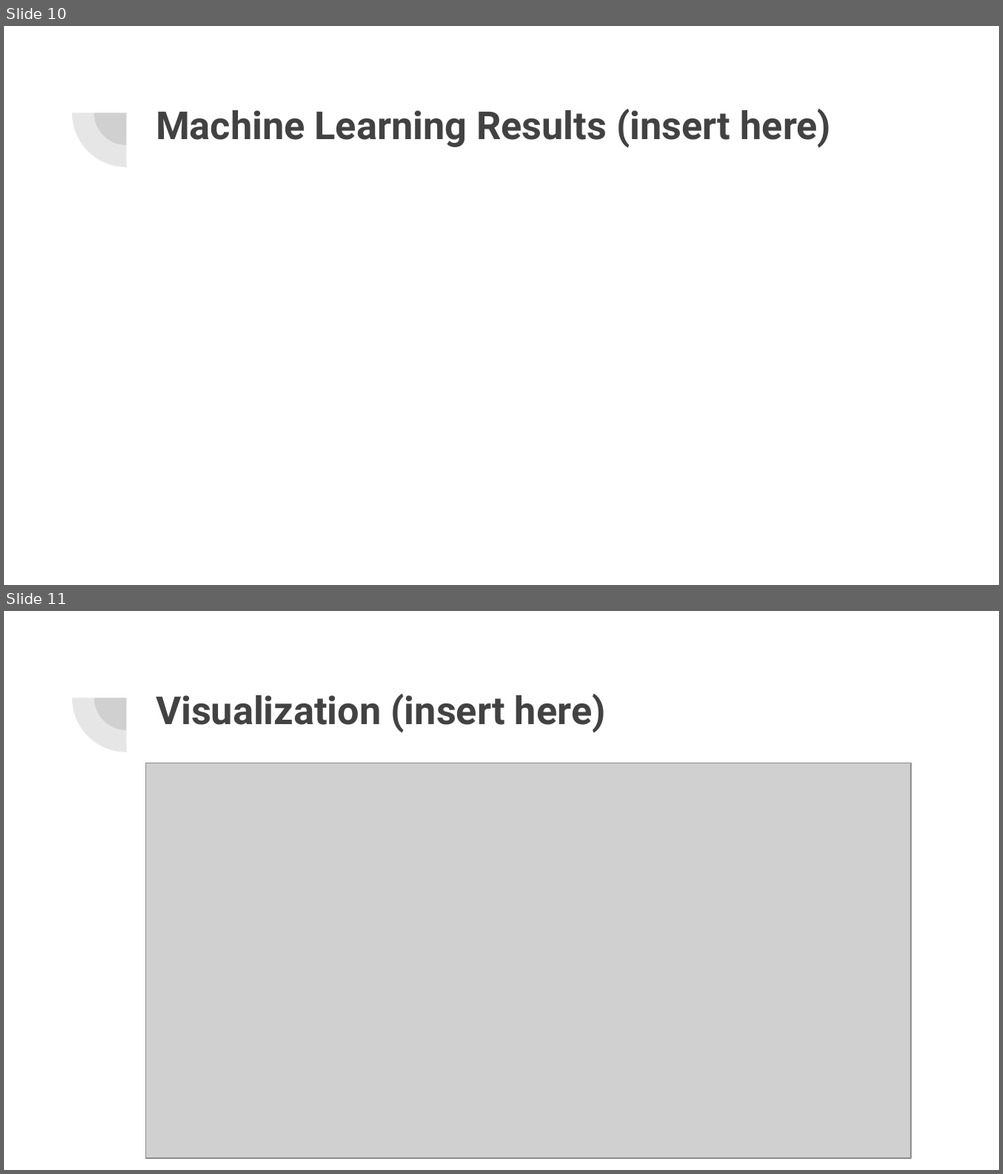
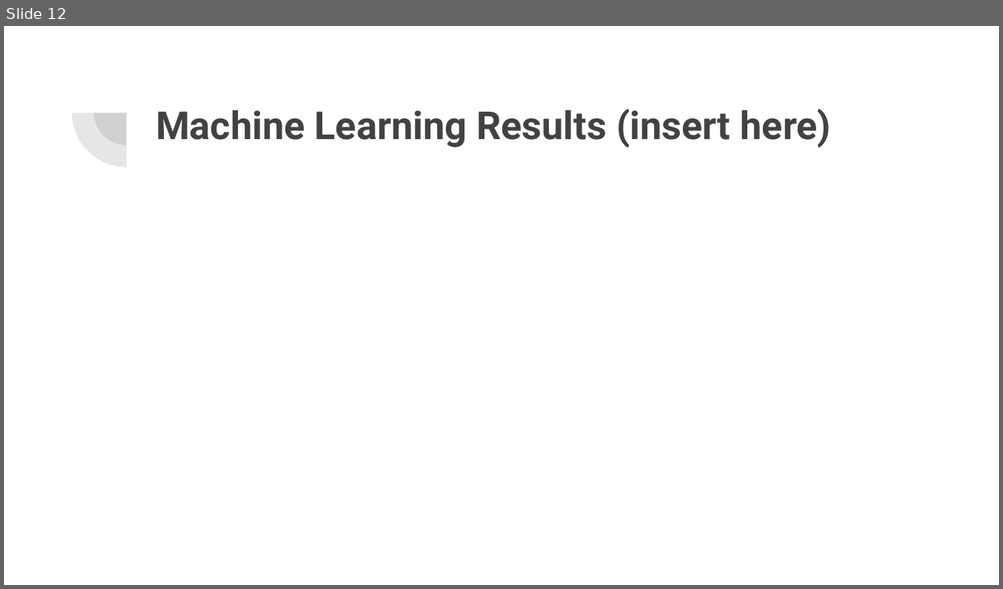
Before and after one commit to staceycatherine/Final_Project, a slide deck: Final Project Google Slides.pptx. Shown one above the other, each under a label of ours: slides 10 and 11 before the commit, slide 12 after it. The pictures are 1003x1174 and 1003x589 pixels, drawn with LibreOffice and Linux fonts; fonts in the diff are those of the drawing; grey boxes stand for pictures. Boxes give left, top, right and bottom in pixels: in the first picture for what was removed or moved away, otherwise in the second. Text is boxed around its words. In the diff, an @@ line names an element or a change of style, - is before the commit and + after.

```diff
--- a/Final Project Google Slides.pptx
+++ b/Final Project Google Slides.pptx
@@ slide 11 removed at (4, 611, 999, 1170), background #FFFFFF; not listed: 2 template elements that a slide beside it also shows @@
@@ title removed at (156, 694, 606, 733) @@
-Visualization (insert here)
@@ picture removed at (146, 763, 911, 1159) @@
@@ what was slide 10 is now slide 12 @@
```
Also in this commit, not shown: 12 slides added, 1 other slide removed.
